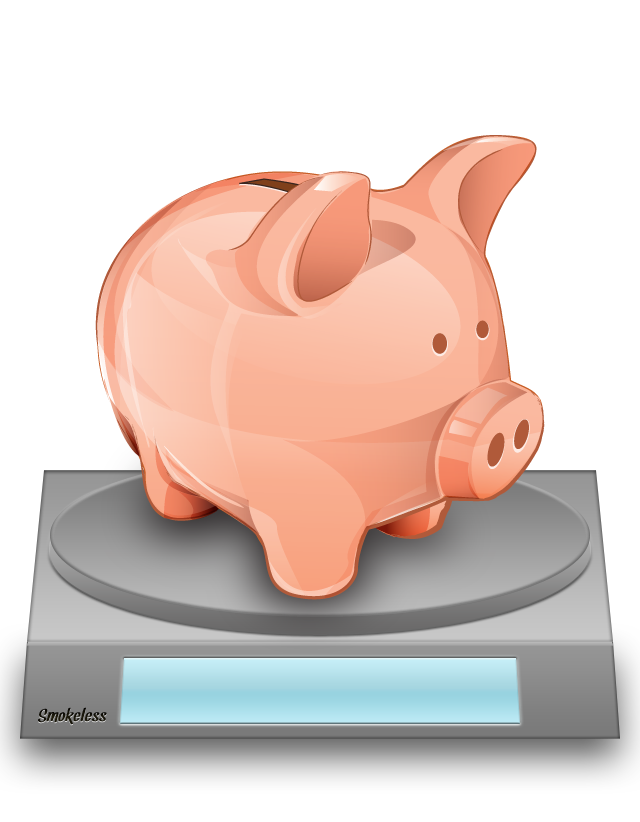
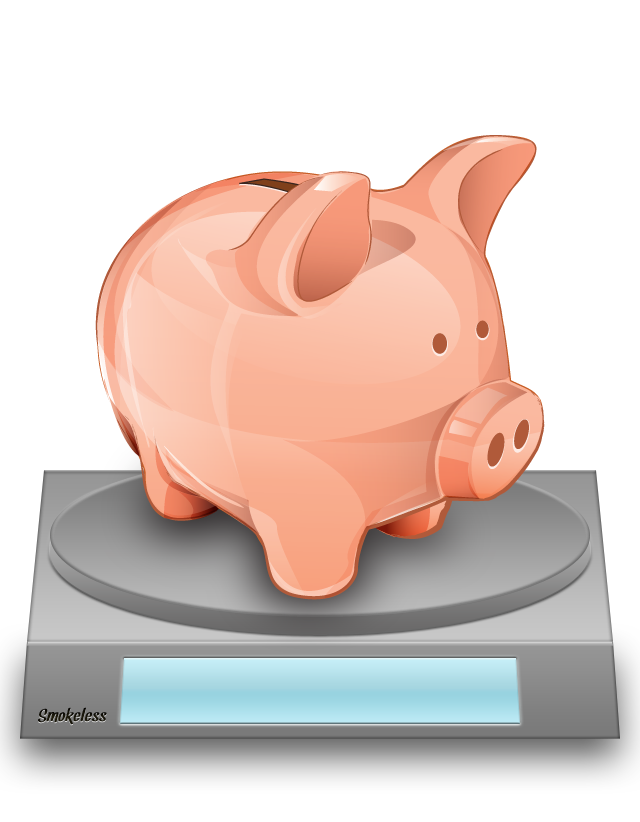
Two versions of the same layered image (640 × 822). Layer-by-layer changes:
pixels changed over [26, 470, 614, 644] (layer not identified)
